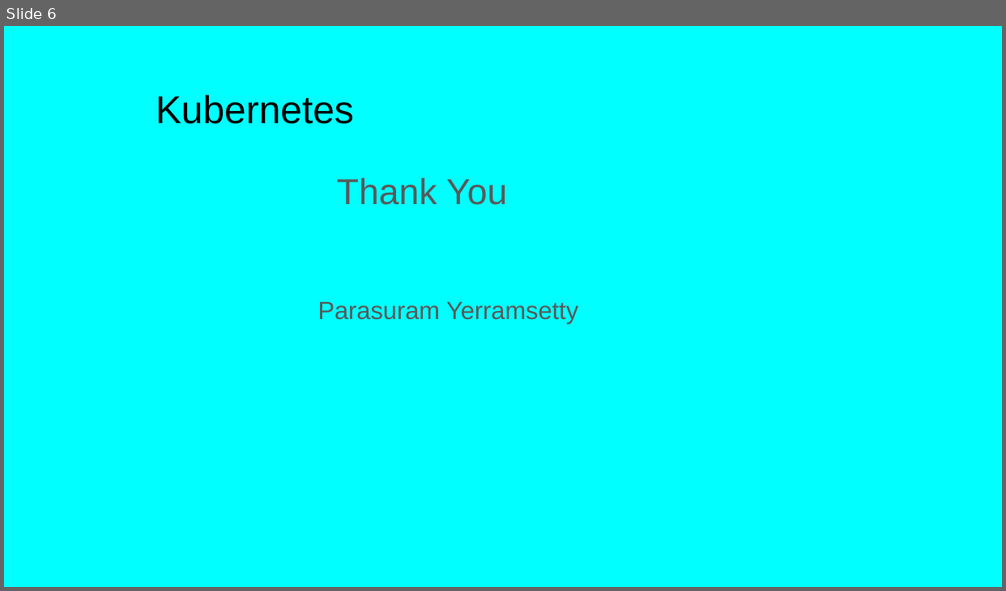
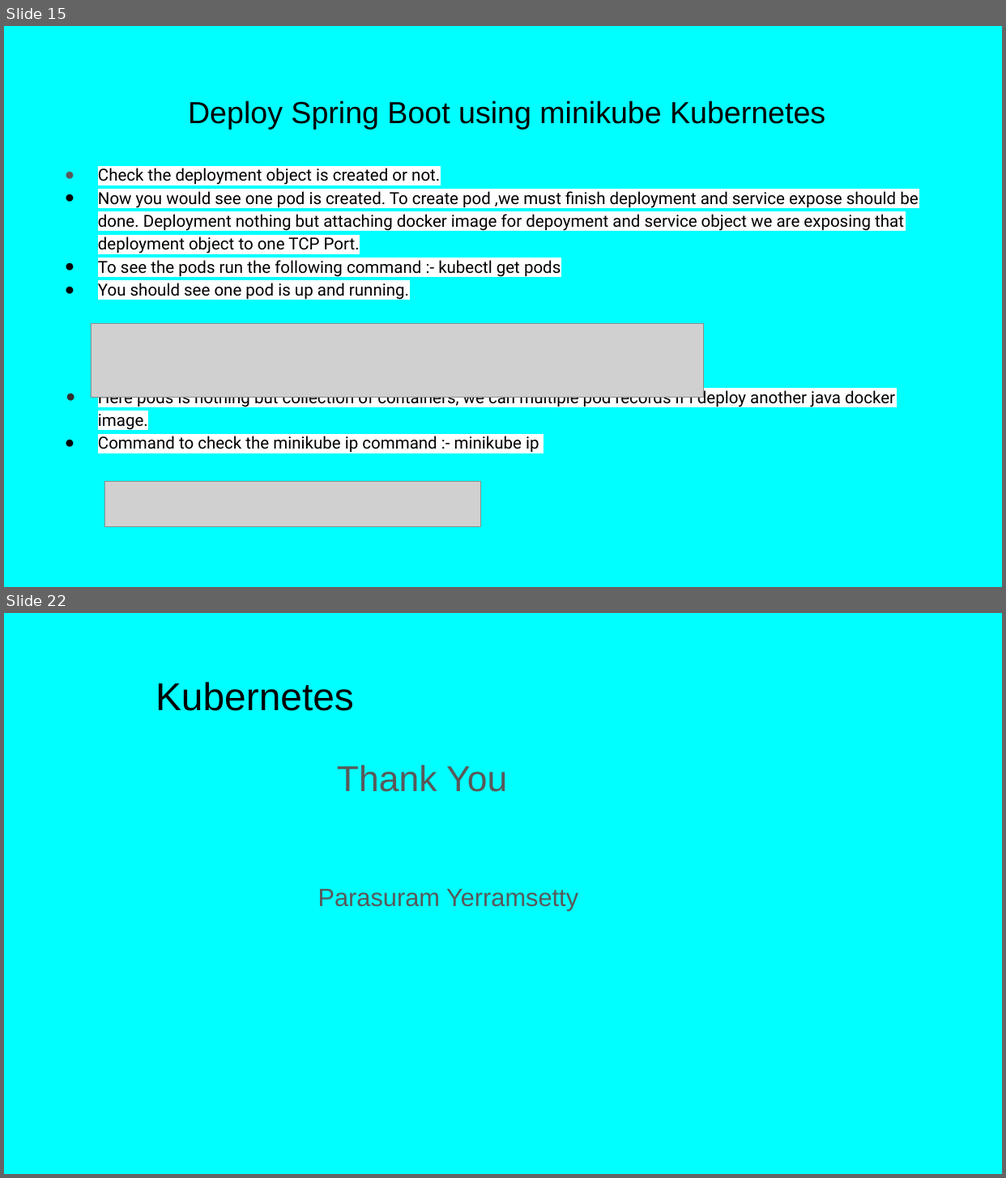
Before and after one commit to Balaji504/DevOpsProject, a slide deck: docs/Kubernetes.pptx. Shown one above the other, each under a label of ours: slide 6 before the commit, slides 15 and 22 after it; the slides between them are not shown. The pictures are 1006x591 and 1006x1178 pixels, drawn with LibreOffice and Linux fonts; fonts in the diff are those of the drawing; grey boxes stand for pictures. Boxes give left, top, right and bottom in pixels: in the first picture for what was removed or moved away, otherwise in the second. Text is boxed around its words. In the diff, an @@ line names an element or a change of style, - is before the commit and + after.

Commit message:
Deploy springboot using kubernetes
Deploy springboot using kubernetes

```diff
--- a/docs/Kubernetes.pptx
+++ b/docs/Kubernetes.pptx
@@ slide 15 added at <box>4,26,1002,587</box>, background #00FFFF @@
@@ title added at <box>188,101,825,129</box>, 22 pt, text #000000 @@
+Deploy Spring Boot using minikube Kubernetes
@@ text added at <box>98,165,918,453</box>, 12 pt, text #000000 @@
+● Check the deployment object is created or not.
+● Now you would see one pod is created. To create pod ,we must finish deployment and service expose should be done. Deployment nothing but attaching docker image for depoyment and service object we are exposing that deployment object to one TCP Port.
+● To see the pods run the following command :- kubectl get pods
+● You should see one pod is up and running.
+● Here pods is nothing but collection of containers, we can multiple pod records if i deploy another java docker image.
+● Command to check the minikube ip command :- minikube ip
@@ picture added at <box>91,324,704,399</box> @@
@@ picture added at <box>104,482,481,527</box> @@
@@ what was slide 6 is now slide 22 @@
```
Also in this commit, not shown: 4 slides changed, 15 other slides added, 2 other files.
